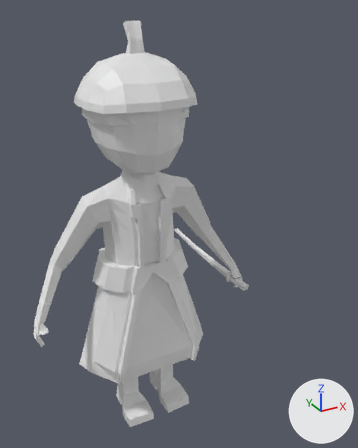
The Blender file Map/Assets/Models/Yamato_samurai/Yamato_samurai.blend as it was, and as the next commit left it.
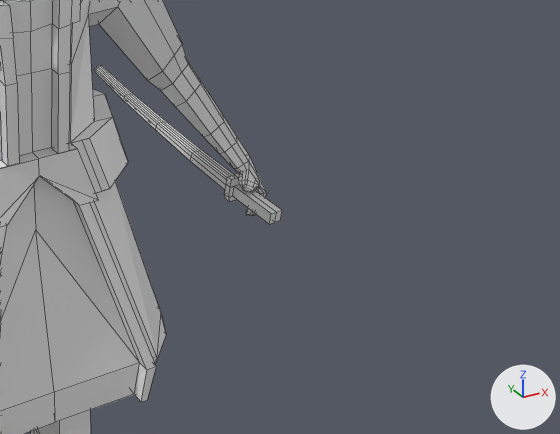
There are two pictures of each version: one whole from a 50 mm lens placed at (-7.36, -16.5, 16.53), pointed at (1.24, -0.87, 8.71), one close up on the part from 38% to 100% of the width and 45% to 83% of the height. Every picture has the same lights, and +X, +Y and +Z are marked at lower right. The close-ups show mesh edges as thin lines.

In view in the first close-up: 'Samurai'.
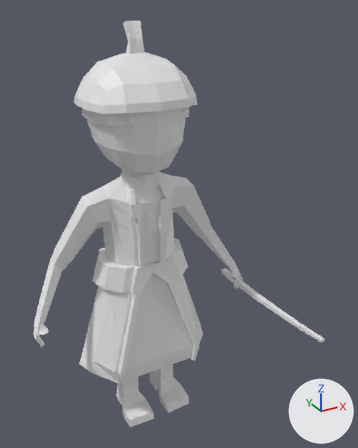
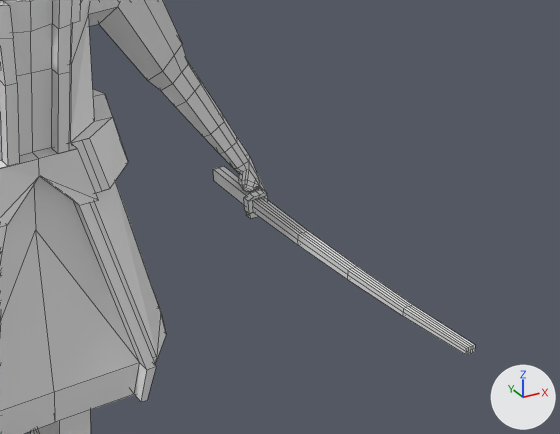
The change, as a list of edits to the scene's bpy script:
```text
Change me_cube:
    where me_cube.from_pydata(...)  # 994 vertices, 1000 faces; spans x -4.7..4.7, y -2.0..5.1, z 0.0..16.1
    used by ob_samurai; location = (0.0, 0.0, 0.0)
    me_cube part 1: the loose piece of 95 vertices spanning x 4.1..4.5, y -1.4..5.1, z 5.0..5.5 is turned 180 degrees about the z axis through its middle, then moved by (0.0, -4.7, 0.0)
```

Location of each change, (x1, y1, x2, y2) in pixels of the close-ups (560 x 434 px; the box of a moved part takes in the faces that stretch with it):
'Samurai', reshaped: before (0, 0, 282, 434); after (0, 0, 475, 434)
part 1 of me_cube, moved or reshaped: before (94, 66, 282, 224); after (213, 166, 475, 355)
